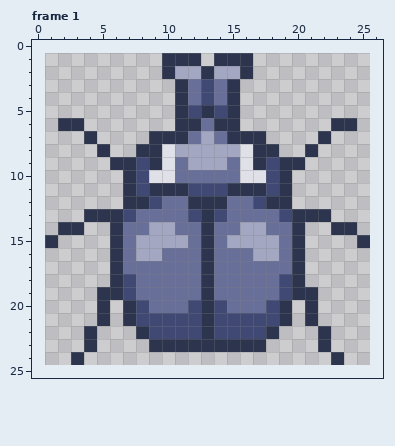
A pixel-art file gets an edit: ChampJam/Assets/Sprites/rhinobeetle1.aseprite. Above: the version before the commit.
25x24 pixels, 1 frame. Shown: frame 1. The old version is drawn lined up with the new one, on the new canvas. The commit also changed other frames, which this record leaves out.
After:
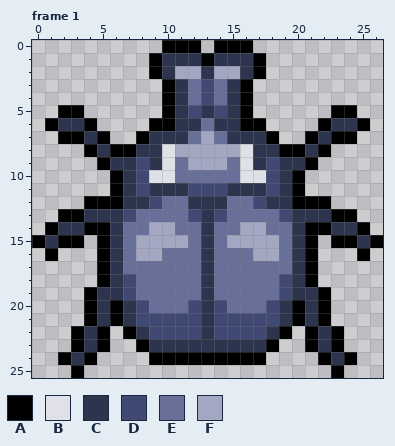
Palette (. is transparent): A #000000  B #dfe0e8  C #2c354d  D #404973  E #686f99  F #a3a7c2
The edit:
canvas 25x24 -> 27x26, the old top-left corner now at 1,1
Frame 1:
There is now colour A in row 0 at x 10 to 12 and 14 to 16; in row 1 at x 9, 13 and 17; in row 2 at x 9 and 17; in rows 3 to 4 at x 10 and 16; in row 5 at x 2 to 3, 10, 16 and 23 to 24; in row 6 at x 1, 4, 9 to 10, 16 to 17, 22 and 25.
There is now colour A in row 7 at x 2 to 3, 5, 8, 18, 21 and 23 to 24; in row 8 at x 4, 6 to 7, 19 to 20 and 22; in row 9 at x 5 and 21; in rows 10 to 11 at x 6 and 20; in row 12 at x 4 to 6 and 20 to 22; in row 13 at x 2 to 3 and 23 to 24.
There is now colour A in row 14 at x 1, 4 to 5, 21 to 22 and 25; in row 15 at x 0, 2 to 3, 5, 21, 23 to 24 and 26; in row 16 at x 1, 5, 21 and 25; in rows 17 to 18 at x 5 and 21; in row 19 at x 4 and 22; in rows 20 to 21 at x 4, 6, 20 and 22.
There is now colour A in row 22 at x 3, 5, 7, 19, 21 and 23; in row 23 at x 3, 5, 8, 18, 21 and 23; in row 24 at x 2, 4, 9 to 17, 22 and 24; in row 25 at x 3 and 23.
Boxes around the changes in both pictures, in picture pixels (x1, y1, x2, y2):
added: (32, 40, 383, 378)
